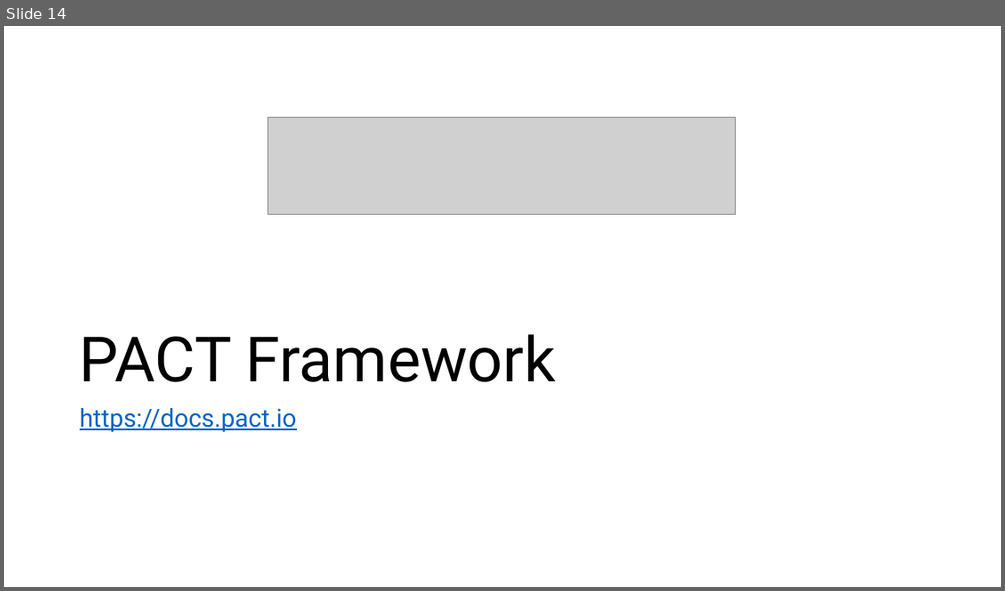
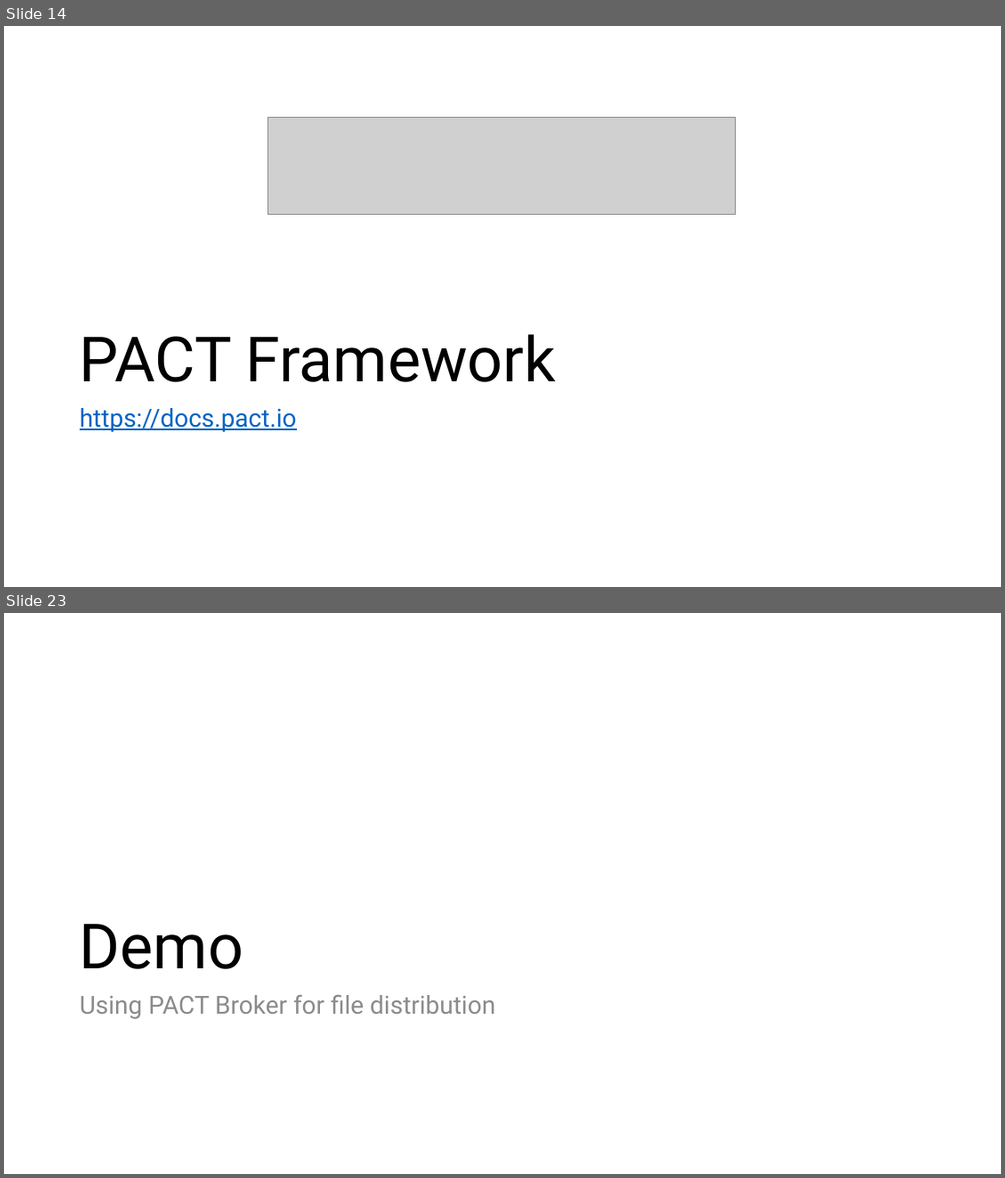
Before and after one commit to m4cx/consumer-driven-contract-testing-pact, a slide deck: powerpoint/Consumer-Driven Contract Tests using PACT.pptx. Shown one above the other, each under a label of ours: slide 14 before the commit, slides 14 and 23 after it; the slides between them are not shown. The pictures are 1005x591 and 1005x1178 pixels, drawn with LibreOffice and Linux fonts; fonts in the diff are those of the drawing; grey boxes stand for pictures. Boxes give left, top, right and bottom in pixels: in the first picture for what was removed or moved away, otherwise in the second. Text is boxed around its words. In the diff, an @@ line names an element or a change of style, - is before the commit and + after.

```diff
--- a/powerpoint/Consumer-Driven Contract Tests using PACT.pptx
+++ b/powerpoint/Consumer-Driven Contract Tests using PACT.pptx
@@ slide 23 added at (4, 613, 1001, 1174), background #FFFFFF @@
@@ title added at (80, 924, 243, 969), 60 pt, text #000000 @@
+Demo
@@ text added at (80, 995, 495, 1019), 24 pt, text #8C8C8C @@
+Using PACT Broker for file distribution
```
Also in this commit, not shown: 11 other slides added, 1 slide removed.
